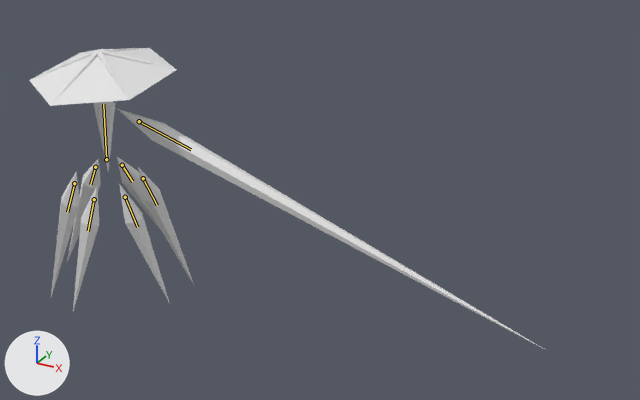
What one commit did to the glTF model glb_imports/Clarity.glb.
Before and after are seen from a 50 mm camera at (56.7, -60.5, 35.4) aimed at (20.0, 6.2, 2.0). Lighting does not change. The marker at lower left points along +X, +Y and +Z. The older version comes first. Both versions are drawn at frame 110 of the action 'DoubleSliceLeftDelayed'; the numbers are the values there. The bones that change, and the others that lie on the model, are drawn over the model as lines.

Names of what the first picture shows: 'Arm', 'BackLeft', 'BackRight', 'Center', 'FrontLeft', 'FrontRight', 'Hat', 'MiddleLeft', 'MiddleRight'.
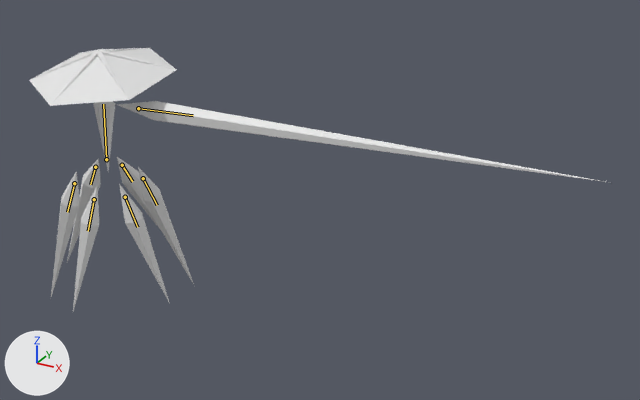
Patch to the scene script:
```diff
--- a/glb_imports/Clarity.glb.py
+++ b/glb_imports/Clarity.glb.py
@@ bone_arm @@
 bone_arm = bpy.data.objects['Armature'].pose.bones['Arm']  # child of 'Center'
-bone_arm.location = (-3.77, -6.52, 0.2)
-bone_arm.rotation_quaternion = (-0.043, 0.897, -0.405, -0.171)  # degrees (176, 20, -49)
+bone_arm.location = (-2.68, -7.28, 0.23)
+bone_arm.rotation_quaternion = (-0.029, 0.942, -0.234, -0.238)  # degrees (176, 28, -29)
```

Boxes (x1, y1, x2, y2) around the edits, measured in the pictures (640 x 400 px):
'Arm', posed (15% wider, 66% shorter): before (118, 109, 546, 350); after (118, 101, 611, 183)
bone 'Arm', root to tip: before (139, 121) to (191, 149); after (138, 108) to (193, 115)
